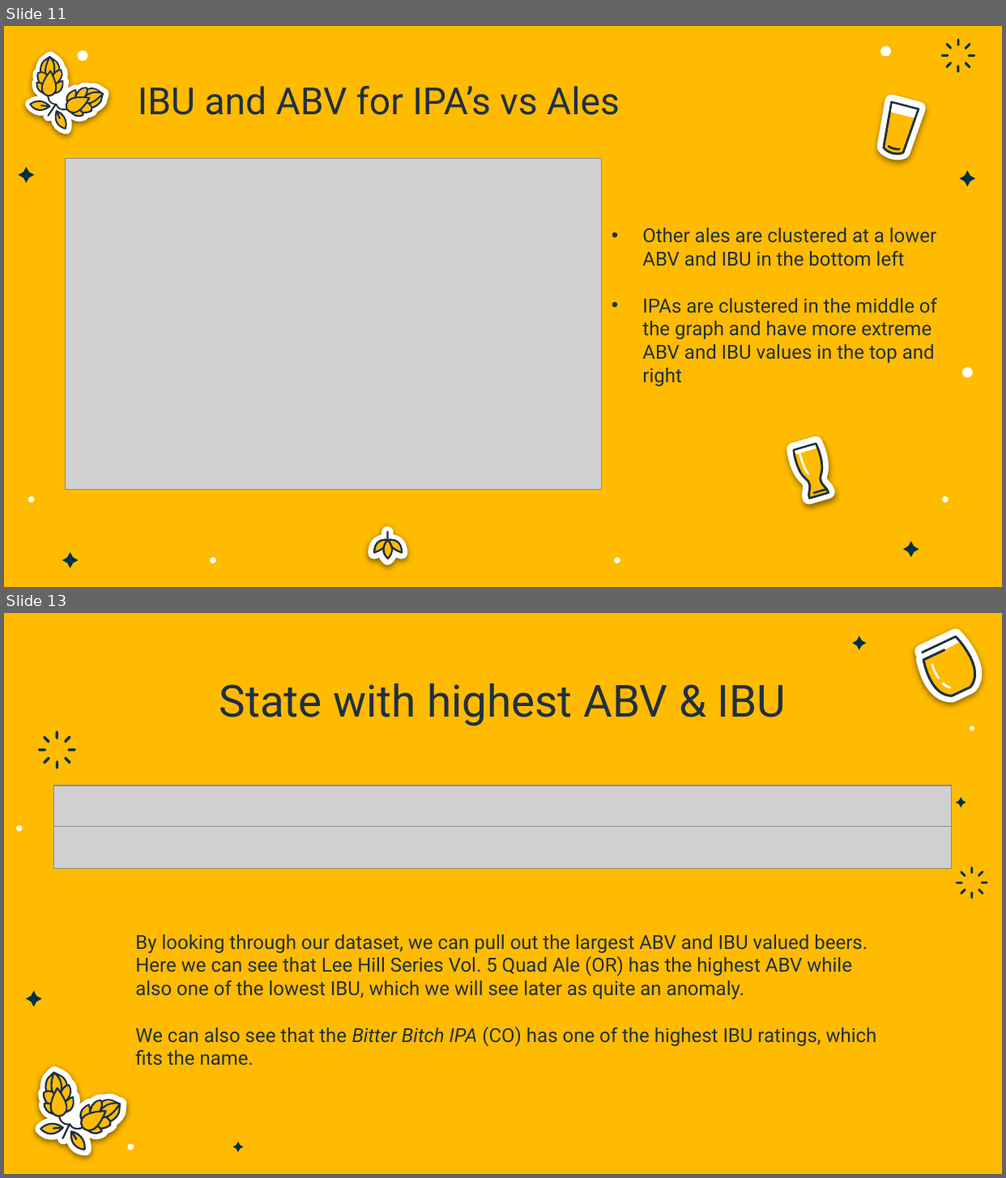
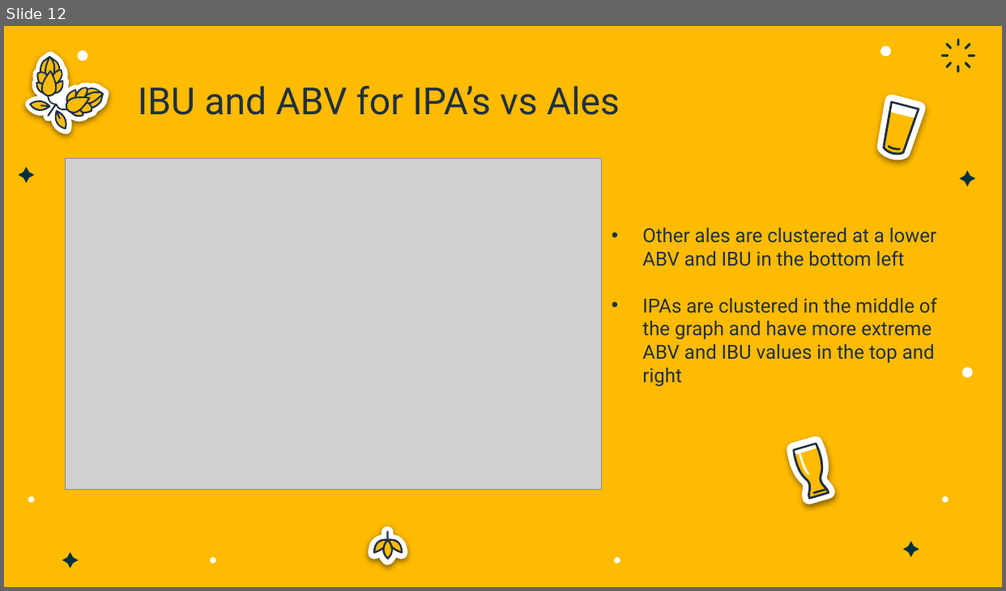
Before and after one commit to DotSumWedge/BreweryAnalysis, a slide deck: BeerAnalysisPresentation.pptx. Shown one above the other, each under a label of ours: slides 11 and 13 before the commit, slide 12 after it; the slides between them are not shown. The pictures are 1006x1178 and 1006x591 pixels, drawn with LibreOffice and Linux fonts; fonts in the diff are those of the drawing; grey boxes stand for pictures. Boxes give left, top, right and bottom in pixels: in the first picture for what was removed or moved away, otherwise in the second. Text is boxed around its words. In the diff, an @@ line names an element or a change of style, - is before the commit and + after.

```diff
--- a/BeerAnalysisPresentation.pptx
+++ b/BeerAnalysisPresentation.pptx
@@ slide 13 removed at <box>4,613,1002,1174</box>, background #FFBB00 @@
@@ freeform shape removed at <box>852,636,866,650</box> @@
@@ title removed at <box>219,683,786,726</box> @@
-State with highest ABV & IBU
@@ group removed at <box>905,623,994,712</box>: 6 freeform shapes @@
@@ ellipse removed at <box>969,726,974,730</box> @@
@@ group removed at <box>38,730,77,769</box>: 8 freeform shapes @@
@@ picture removed at <box>54,786,951,827</box> @@
@@ freeform shape removed at <box>956,798,966,807</box> @@
@@ ellipse removed at <box>16,825,22,832</box> @@
@@ picture removed at <box>54,827,951,868</box> @@
@@ group removed at <box>956,867,988,898</box>: 8 freeform shapes @@
@@ text removed at <box>135,935,877,1066</box> @@
-By looking through our dataset, we can pull out the largest ABV and IBU valued beers. Here we can see that Lee Hill Series Vol. 5 Quad Ale (OR) has the highest ABV while also one of the lowest IBU, which we will see later as quite an anomaly.
-We can also see that the Bitter Bitch IPA (CO) has one of the highest IBU ratings, which fits the name.
@@ freeform shape removed at <box>26,991,42,1007</box> @@
@@ group removed at <box>19,1063,132,1165</box>: 22 freeform shapes @@
@@ ellipse removed at <box>128,1144,134,1150</box> @@
@@ freeform shape removed at <box>232,1142,242,1152</box> @@
@@ what was slide 11 is now slide 12 @@
```
Also in this commit, not shown: 2 slides added.
